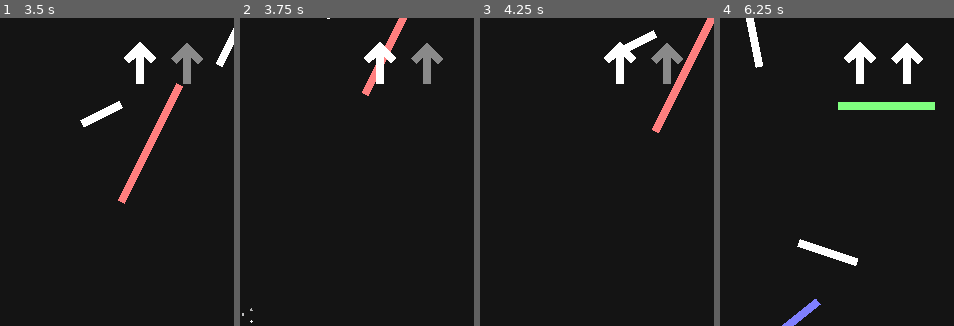
Above: before the commit, frames 1-4 (left to right).
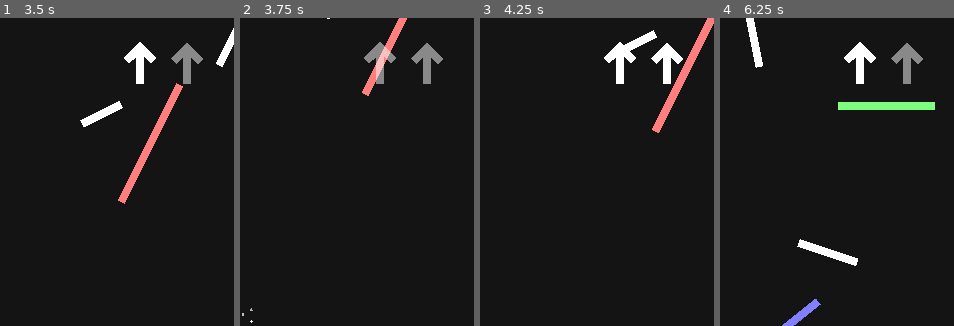
Above: after the commit, the same moments.

Repository: manglemix/Bola
Game: Godot game, scene res://levels/main_menu.tscn
Two runs of this game, one before a commit and one after it. Both use one fixed random seed, a clock stepped at 60 frames per second and the inputs below.
Inputs (mouse positions are % of the whole screen's width and height, from its top left):
- Up to frame 1 (3.5 s): click "PLAY" at 0.5 s; move the mouse to (72, 58) at 1.27 s; click (72, 58) at 1.35 s; click (72, 58) at 1.52 s; click (72, 58) at 1.82 s; drag from (30, 71) to (45, 91) at 2.02 s; move the mouse to (60, 36) at 2.77 s; click (60, 36) at 2.85 s
- Up to frame 2 (3.75 s): drag from (45, 91) to (20, 45) at 3.52 s
- Up to frame 3 (4.25 s): no input
- Up to frame 4 (6.25 s): move the mouse to (80, 84) at 4.27 s; click (80, 84) at 4.35 s; click (80, 84) at 4.52 s; click (80, 84) at 4.82 s; tap Escape (ui_cancel) at 4.9 s; click "PLAY" at 5 s; drag from (20, 45) to (35, 32) at 5.77 s
The pictures show only the part of the screen within x 50-100%, y 0-50%; the shares and areas given below are measured in that part.

Frame 1 is identical in both runs. In frame 2, 0.8% of the frame differs, in the area x 52-67%, y 7-22%; in frame 3, 0.7%; in frame 4, 0.7%.

Commit message:
improved replay selector

Diff:
--- a/agents/replayer.tscn
+++ /dev/null
@@ -1,12 +0,0 @@
-[gd_scene load_steps=4 format=2]
-
-[ext_resource path="res://agents/agent.tscn" type="PackedScene" id=1]
-[ext_resource path="res://agents/replayer.gd" type="Script" id=2]
-[ext_resource path="res://agents/player.gd" type="Script" id=3]
-
-[node name="Replayer" instance=ExtResource( 1 )]
-script = ExtResource( 3 )
-controller_path = NodePath("Replayer")
-
-[node name="Replayer" type="Node2D" parent="." index="2"]
-script = ExtResource( 2 )
--- a/autoloads/replays.gd
+++ b/autoloads/replays.gd
@@ -1,9 +1,9 @@
 extends Node
 
 
-const REPLAY_VERSION := 3
+const REPLAY_VERSION := 4
 const REPLAYS_PATH := "user://replays/"
-const ICON_SIZE := 200
+const ICON_SIZE := 160
 
 enum {
 	JUMP_START,
--- a/levels/amateur.tscn
+++ b/levels/amateur.tscn
@@ -34,6 +34,6 @@
 
 [connection signal="replaying" from="." to="Player" method="replay"]
 [connection signal="replaying" from="." to="GameplayHUD" method="replay"]
-[connection signal="jumped" from="Player" to="GameplayHUD" method="jump"]
+[connection signal="jump_started" from="Player" to="GameplayHUD" method="jump"]
 [connection signal="landed" from="Player" to="GameplayHUD" method="reset"]
 [connection signal="portal_reached" from="Portal" to="." method="win"]
--- a/levels/casual.tscn
+++ b/levels/casual.tscn
@@ -27,6 +27,7 @@
 [node name="GameplayHUD" parent="." instance=ExtResource( 3 )]
 
 [connection signal="replaying" from="." to="Player" method="replay"]
-[connection signal="jumped" from="Player" to="GameplayHUD" method="jump"]
+[connection signal="replaying" from="." to="GameplayHUD" method="replay"]
+[connection signal="jump_started" from="Player" to="GameplayHUD" method="jump"]
 [connection signal="landed" from="Player" to="GameplayHUD" method="reset"]
 [connection signal="portal_reached" from="Portal" to="." method="win"]
--- a/levels/grandmaster.tscn
+++ b/levels/grandmaster.tscn
@@ -36,6 +36,6 @@
 
 [connection signal="replaying" from="." to="Player" method="replay"]
 [connection signal="replaying" from="." to="GameplayHUD" method="replay"]
-[connection signal="jumped" from="Player" to="GameplayHUD" method="jump"]
+[connection signal="jump_started" from="Player" to="GameplayHUD" method="jump"]
 [connection signal="landed" from="Player" to="GameplayHUD" method="reset"]
 [connection signal="portal_reached" from="Portal" to="." method="win"]
--- a/levels/main_menu.tscn
+++ b/levels/main_menu.tscn
@@ -1,26 +1,7 @@
-[gd_scene load_steps=14 format=2]
+[gd_scene load_steps=13 format=2]
 
 [ext_resource path="res://Quicksand_Book.otf" type="DynamicFontData" id=1]
 [ext_resource path="res://Quicksand_Bold.otf" type="DynamicFontData" id=2]
-
-[sub_resource type="GDScript" id=3]
-script/source = "extends Node2D
-
-
-func _input(event):
-	if event.is_action_pressed(\"ui_cancel\"):
-		_go_back()
-
-
-func _notification(what):
-	if what == MainLoop.NOTIFICATION_WM_QUIT_REQUEST or what == MainLoop.NOTIFICATION_WM_GO_BACK_REQUEST:
-		_go_back()
-
-
-func _go_back():
-	if OS.has_feature(\"NoExit\"): return
-	get_tree().quit()
-"
 
 [sub_resource type="DynamicFont" id=4]
 size = 128
@@ -108,7 +89,6 @@
 "
 
 [node name="Node2D" type="Node2D"]
-script = SubResource( 3 )
 
 [node name="CanvasLayer" type="CanvasLayer" parent="."]
 
--- a/levels/professional.tscn
+++ b/levels/professional.tscn
@@ -35,6 +35,6 @@
 
 [connection signal="replaying" from="." to="Player" method="replay"]
 [connection signal="replaying" from="." to="GameplayHUD" method="replay"]
-[connection signal="jumped" from="Player" to="GameplayHUD" method="jump"]
+[connection signal="jump_started" from="Player" to="GameplayHUD" method="jump"]
 [connection signal="landed" from="Player" to="GameplayHUD" method="reset"]
 [connection signal="portal_reached" from="Portal" to="." method="win"]
--- a/levels/replay_selector.tscn
+++ b/levels/replay_selector.tscn
@@ -35,19 +35,27 @@
 [sub_resource type="Theme" id=3]
 default_font = SubResource( 4 )
 
-[sub_resource type="StyleBoxEmpty" id=7]
-
 [sub_resource type="GDScript" id=2]
-script/source = "extends ItemList
+script/source = "extends VBoxContainer
 
 
+
+const REPLAY_ENTRY_TSCN: PackedScene = preload(\"res://ui/replay_entry.tscn\")
+
 var replays := []
+
+
+func add_item(entry_name: String, icon: ImageTexture):
+	var scn := REPLAY_ENTRY_TSCN.instance()
+	scn.set_image(icon)
+	scn.set_text(entry_name)
+	add_child(scn)
+	scn.connect(\"selected\", self, \"_on_item_activated\", [get_child_count() - 1])
 
 
 func _ready():
 	# warning-ignore:return_value_discarded
 	Replays.replays_dir.list_dir_begin(true)
-
 	var replay_name := Replays.replays_dir.get_next()
 	while not replay_name.empty():
 		var replay := Replay.new()
@@ -57,7 +65,7 @@
 		replay_name = Replays.replays_dir.get_next()
 
 
-func _on_ItemList_item_activated(index: int):
+func _on_item_activated(index: int):
 	GameState.load_level(replays[index])
 "
 
@@ -103,14 +111,12 @@
 margin_bottom = 114.0
 rect_min_size = Vector2( 0, 10 )
 
-[node name="ItemList" type="ItemList" parent="."]
+[node name="ItemList" type="VBoxContainer" parent="."]
 margin_top = 118.0
 margin_right = 560.0
 margin_bottom = 984.0
-focus_mode = 0
 size_flags_vertical = 3
 theme = SubResource( 3 )
-custom_styles/bg = SubResource( 7 )
 script = SubResource( 2 )
 
 [node name="CanvasLayer" type="CanvasLayer" parent="."]
@@ -120,5 +126,3 @@
 anchor_right = 1.0
 anchor_bottom = 1.0
 margin_top = 128.0
-
-[connection signal="item_activated" from="ItemList" to="ItemList" method="_on_ItemList_item_activated"]
--- a/replay.gd
+++ b/replay.gd
@@ -22,7 +22,34 @@
 	difficulty = data["difficulty"]
 	var date: Dictionary = data["date"]
 
-	name = str(date["day"]) + "-" + str(date["month"]) + "-" + str(date["year"]).right(2) + "  " + str(date["hour"]) + ":" + str(date["minute"])
+	var minute_str: String
+	if date["minute"] < 10:
+		minute_str = "0" + str(date["minute"])
+	else:
+		minute_str = str(date["minute"])
+
+	var is_pm := false
+	if date["hour"] > 12:
+		date["hour"] -= 12
+		is_pm = true
+
+	name = str(date["day"]) + "-" + str(date["month"]) + "-" + str(date["year"]).right(2) + "  " + str(date["hour"]) + ":" + minute_str
+
+	if is_pm:
+		name += " PM"
+	else:
+		name += " AM"
+
+	name += "\n"
+
+	if is_equal_approx(difficulty, GameState.GRANDMASTER):
+		name += "GRANDMASTER"
+	elif is_equal_approx(difficulty, GameState.PROFESSIONAL):
+		name += "PROFESSIONAL"
+	elif is_equal_approx(difficulty, GameState.AMATEUR):
+		name += "AMATEUR"
+	else:
+		name += "CASUAL"
 
 	var img := Image.new()
 	err = img.load_png_from_buffer(data["thumbnail"])
--- /dev/null
+++ b/ui/replay_entry.tscn
@@ -0,0 +1,66 @@
+[gd_scene load_steps=2 format=2]
+
+[sub_resource type="GDScript" id=1]
+script/source = "extends PanelContainer
+
+
+signal selected
+
+
+func _ready():
+	self_modulate.a = 0
+	$HBoxContainer/TextureRect.rect_min_size.y = Replays.ICON_SIZE
+
+
+func set_image(image: ImageTexture):
+	$HBoxContainer/TextureRect.texture = image
+
+
+func set_text(text: String):
+	$HBoxContainer/Label.text = text
+
+
+func _gui_input(event):
+	if event is InputEventMouseButton:
+		if event.doubleclick:
+			emit_signal(\"selected\")
+		elif event.pressed:
+			self_modulate.a = 0.6
+
+
+func _input(event):
+	if event is InputEventMouseButton and event.pressed:
+		self_modulate.a = 0
+"
+
+[node name="HBoxContainer" type="PanelContainer"]
+margin_right = 40.0
+margin_bottom = 40.0
+size_flags_horizontal = 3
+size_flags_vertical = 0
+script = SubResource( 1 )
+
+[node name="HBoxContainer" type="HBoxContainer" parent="."]
+margin_left = 7.0
+margin_top = 7.0
+margin_right = 35.0
+margin_bottom = 33.0
+
+[node name="TextureRect" type="TextureRect" parent="HBoxContainer"]
+margin_bottom = 26.0
+size_flags_horizontal = 0
+size_flags_vertical = 3
+
+[node name="Control" type="Control" parent="HBoxContainer"]
+margin_left = 4.0
+margin_right = 24.0
+margin_bottom = 26.0
+rect_min_size = Vector2( 20, 0 )
+
+[node name="Label" type="Label" parent="HBoxContainer"]
+margin_left = 28.0
+margin_right = 28.0
+margin_bottom = 26.0
+size_flags_horizontal = 3
+size_flags_vertical = 3
+valign = 1
Not shown: 1 places in levels/replay_selector.tscn that only renumber resources
